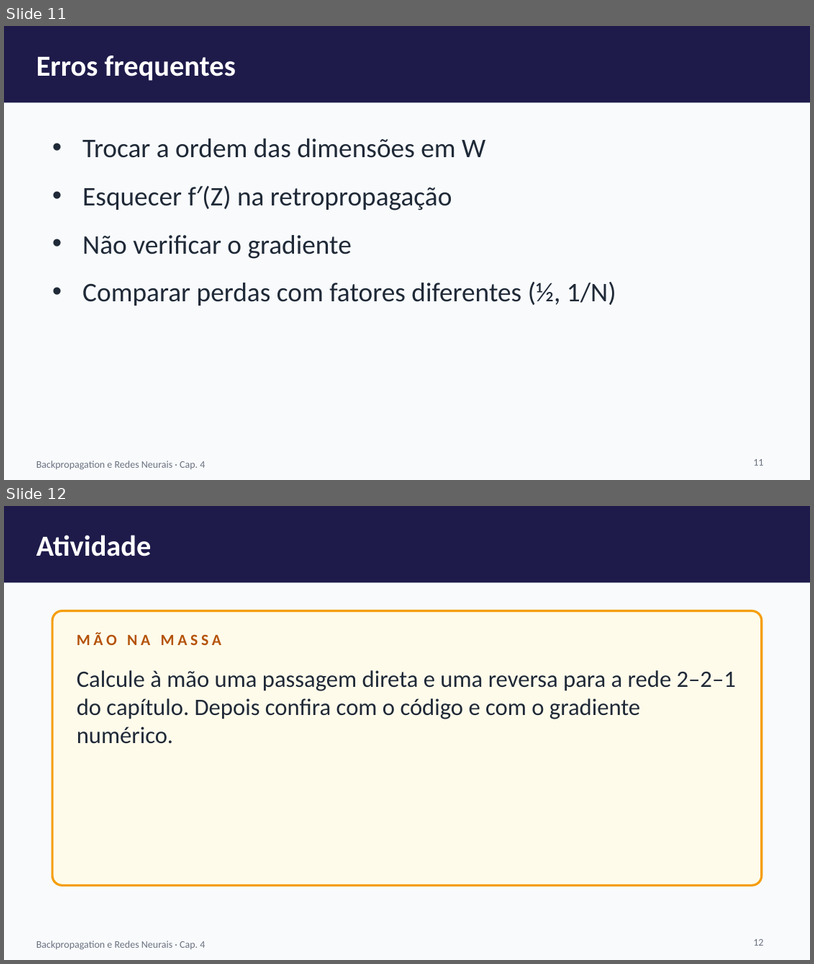
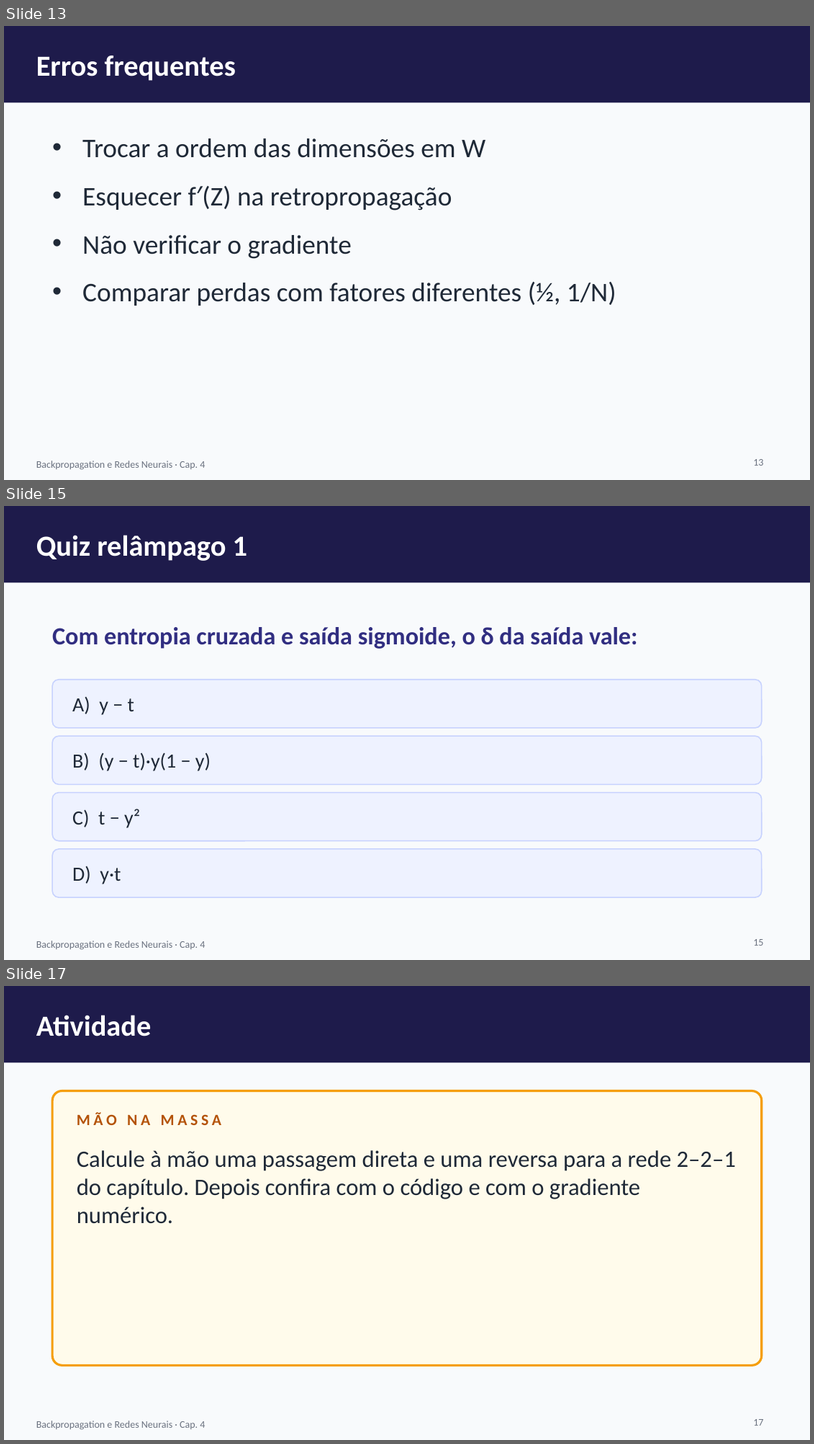
Before and after one commit to arakenmedeiros/claude, a slide deck: redes_neurais/slides/cap04_Backpropagation_e_MLP.pptx. Shown one above the other, each under a label of ours: slides 11 and 12 before the commit, slides 13, 15 and 17 after it; the slides between them are not shown. The pictures are 814x964 and 814x1444 pixels, drawn with LibreOffice and Linux fonts; fonts in the diff are those of the drawing. Boxes give left, top, right and bottom in pixels: in the first picture for what was removed or moved away, otherwise in the second. Text is boxed around its words. In the diff, an @@ line names an element or a change of style, - is before the commit and + after.

```diff
--- a/redes_neurais/slides/cap04_Backpropagation_e_MLP.pptx
+++ b/redes_neurais/slides/cap04_Backpropagation_e_MLP.pptx
@@ slide 15 added at [4,506,810,960], background #F8FAFC; not listed: 2 template elements that a slide beside it also shows @@
@@ text added at [36,535,247,561], 26 pt, text #FFFFFF, bold @@
+Quiz relâmpago 1
@@ text added at [52,627,638,649], 22 pt, text #312E81, bold @@
+Com entropia cruzada e saída sigmoide, o δ da saída vale:
@@ rounded rectangle added at [52,680,762,728], fill #EEF2FF, outline #C7D2FE 1 pt @@
@@ text added at [72,697,134,715], 18 pt, text #1F2937 @@
+A) y − t
@@ rounded rectangle added at [52,736,762,784], fill #EEF2FF, outline #C7D2FE 1 pt @@
@@ text added at [72,752,211,771], 18 pt, text #1F2937 @@
+B) (y − t)·y(1 − y)
@@ rounded rectangle added at [52,793,762,841], fill #EEF2FF, outline #C7D2FE 1 pt @@
@@ text added at [72,808,140,828], 18 pt, text #1F2937 @@
+C) t − y²
@@ rounded rectangle added at [52,849,762,897], fill #EEF2FF, outline #C7D2FE 1 pt @@
@@ text added at [72,866,121,884], 18 pt, text #1F2937 @@
+D) y·t
@@ page number added at [754,939,764,945], 9 pt, text #6B7280 @@
+15
@@ what was slide 11 is now slide 13 @@
@@ page number at [754,459,764,465]: text changed @@
-11
+13
@@ what was slide 12 is now slide 17 @@
@@ page number at [754,1419,764,1425]: text changed @@
-12
+17
```
Also in this commit, not shown: 5 other slides added, 10 other files.
